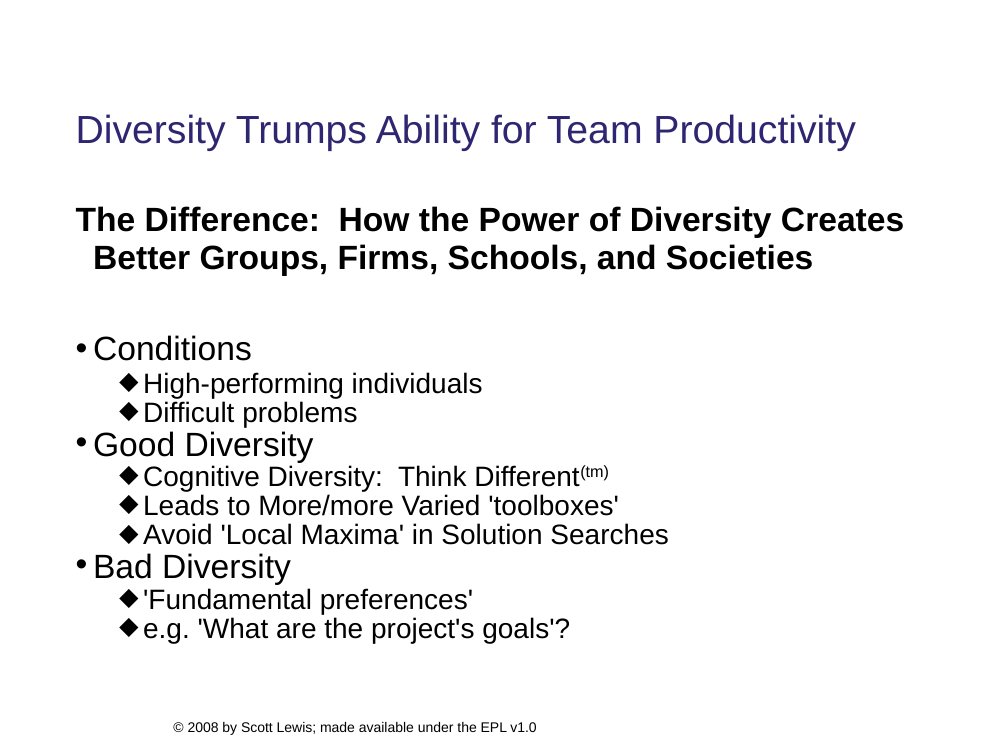
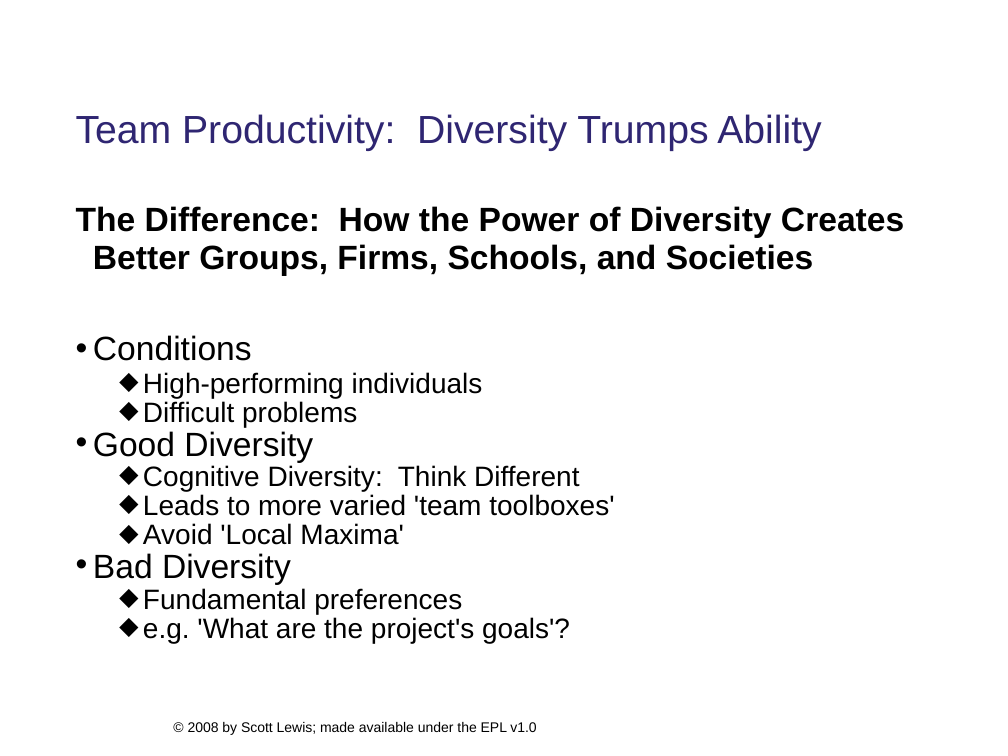
Before and after one commit to eclipse/ecf-website, a slide deck: slide 5 of presentations/eclipsecon2008/longtalk134/ecf_eclipsecon2008_134_DRAFT.ppt. Drawn at 1008x756 pixels with LibreOffice and Linux fonts; fonts in the diff are those of the drawing; background and template pictures are left out. Boxes give left, top, right and bottom in pixels: in the first picture for what was removed or moved away, otherwise in the second. Text is boxed around its words. In the diff, an @@ line names an element or a change of style, - is before the commit and + after.

Commit message:
Slide update

```diff
--- a/presentations/eclipsecon2008/longtalk134/ecf_eclipsecon2008_134_DRAFT.ppt
+++ b/presentations/eclipsecon2008/longtalk134/ecf_eclipsecon2008_134_DRAFT.ppt
@@ title at <box>76,114,821,151</box>: text changed @@
-Diversity Trumps Ability for Team Productivity
+Team Productivity: Diversity Trumps Ability
@@ text at <box>143,465,614,545</box>: text changed @@
-  ⬥ Cognitive Diversity: Think Different(tm)
-  ⬥ Leads to More/more Varied 'toolboxes'
-  ⬥ Avoid 'Local Maxima' in Solution Searches
+  ⬥ Cognitive Diversity: Think Different
+  ⬥ Leads to more varied 'team toolboxes'
+  ⬥ Avoid 'Local Maxima'
@@ text at <box>143,588,462,614</box>: text changed @@
-  ⬥ 'Fundamental preferences'
+  ⬥ Fundamental preferences
```
Also in this commit, not shown: 10 other slides changed, 1 other file.
